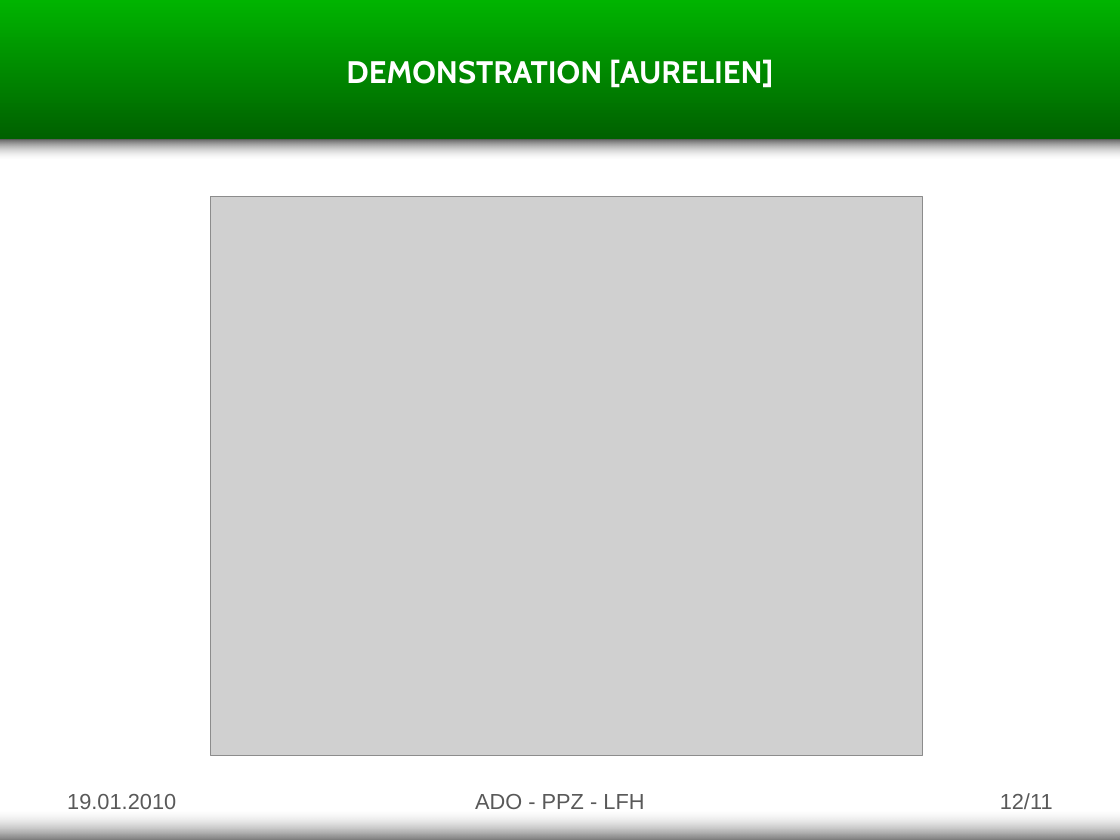
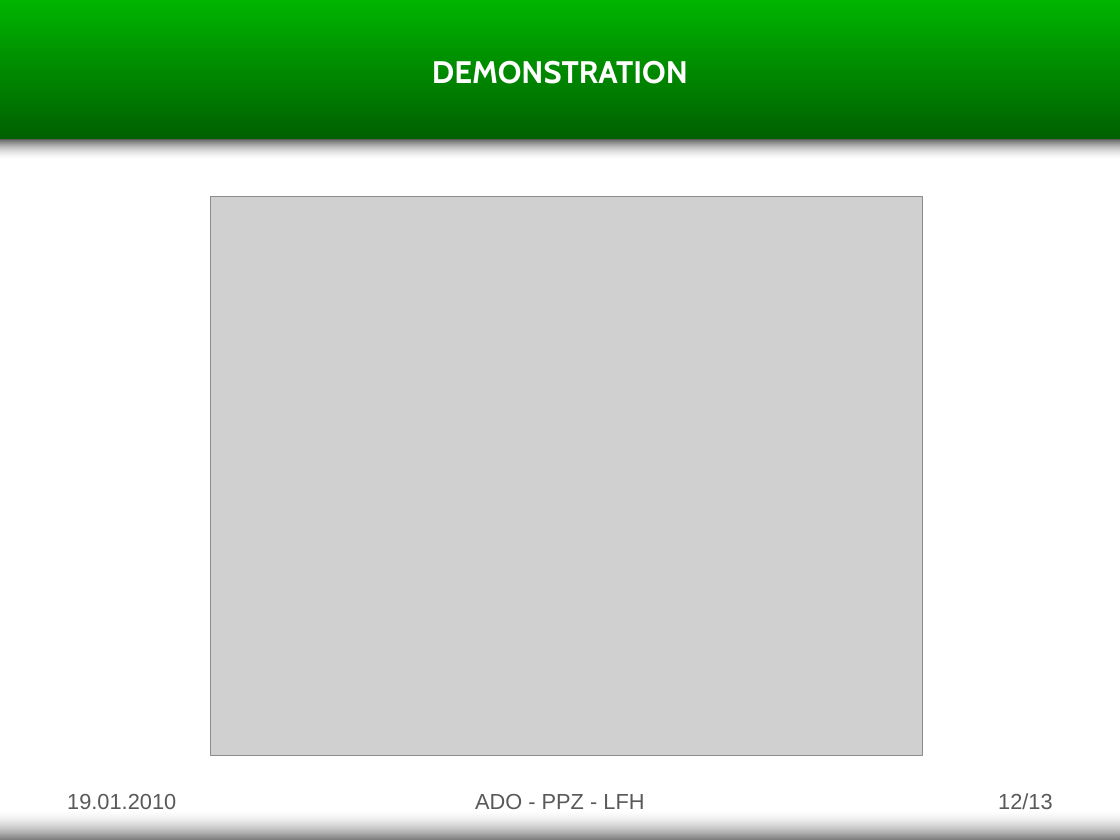
Before and after one commit to Adolio/asd-tower-defense, a slide deck: slide 12 of documents/presentation.pptx. Drawn at 1120x840 pixels with LibreOffice and Linux fonts; fonts in the diff are those of the drawing; grey boxes stand for pictures. Boxes give left, top, right and bottom in pixels: in the first picture for what was removed or moved away, otherwise in the second. Text is boxed around its words. In the diff, an @@ line names an element or a change of style, - is before the commit and + after.

```diff
--- a/documents/presentation.pptx
+++ b/documents/presentation.pptx
@@ text at (432, 60, 688, 84): text changed @@
-DEMONSTRATION [AURELIEN]
+DEMONSTRATION
@@ page number at (998, 793, 1052, 809): text changed @@
-12/11
+12/13
```
Also in this commit, not shown: 3 other slides changed.
